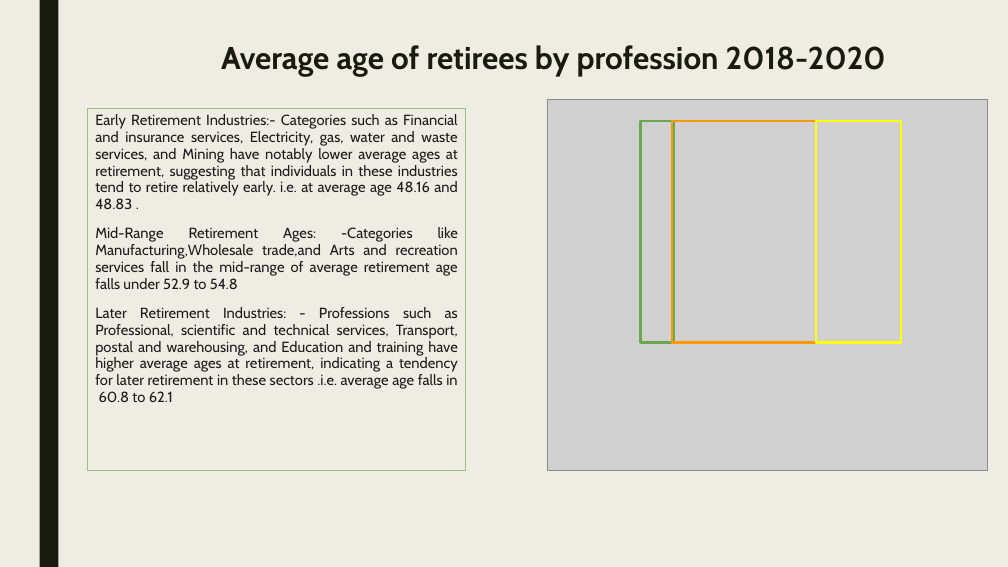
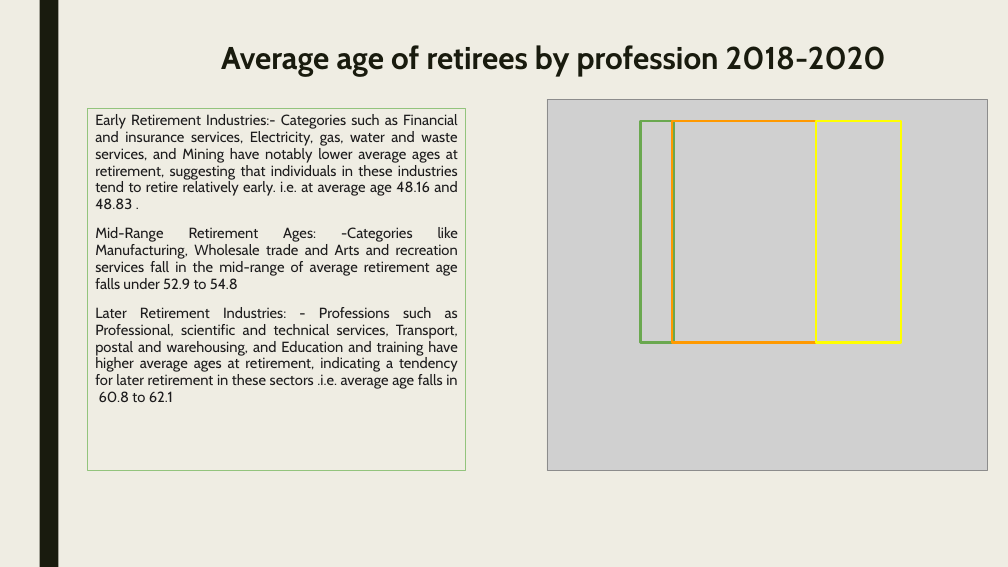
Before and after one commit to braydonnugent/Project1_Group4, a slide deck: slide 6 of PRES Retirement Analysis.pptx. Drawn at 1008x567 pixels with LibreOffice and Linux fonts; fonts in the diff are those of the drawing; grey boxes stand for pictures. Boxes give left, top, right and bottom in pixels: in the first picture for what was removed or moved away, otherwise in the second. Text is boxed around its words. In the diff, an @@ line names an element or a change of style, - is before the commit and + after.

```diff
--- a/PRES Retirement Analysis.pptx
+++ b/PRES Retirement Analysis.pptx
@@ text at <box>95,227,458,289</box>: text changed @@
-Mid-Range Retirement Ages: -Categories like Manufacturing,Wholesale trade,and Arts and recreation services fall in the mid-range of average retirement age falls under 52.9 to 54.8
+Mid-Range Retirement Ages: -Categories like Manufacturing, Wholesale trade and Arts and recreation services fall in the mid-range of average retirement age falls under 52.9 to 54.8
```
Also in this commit, not shown: 14 other slides changed.
